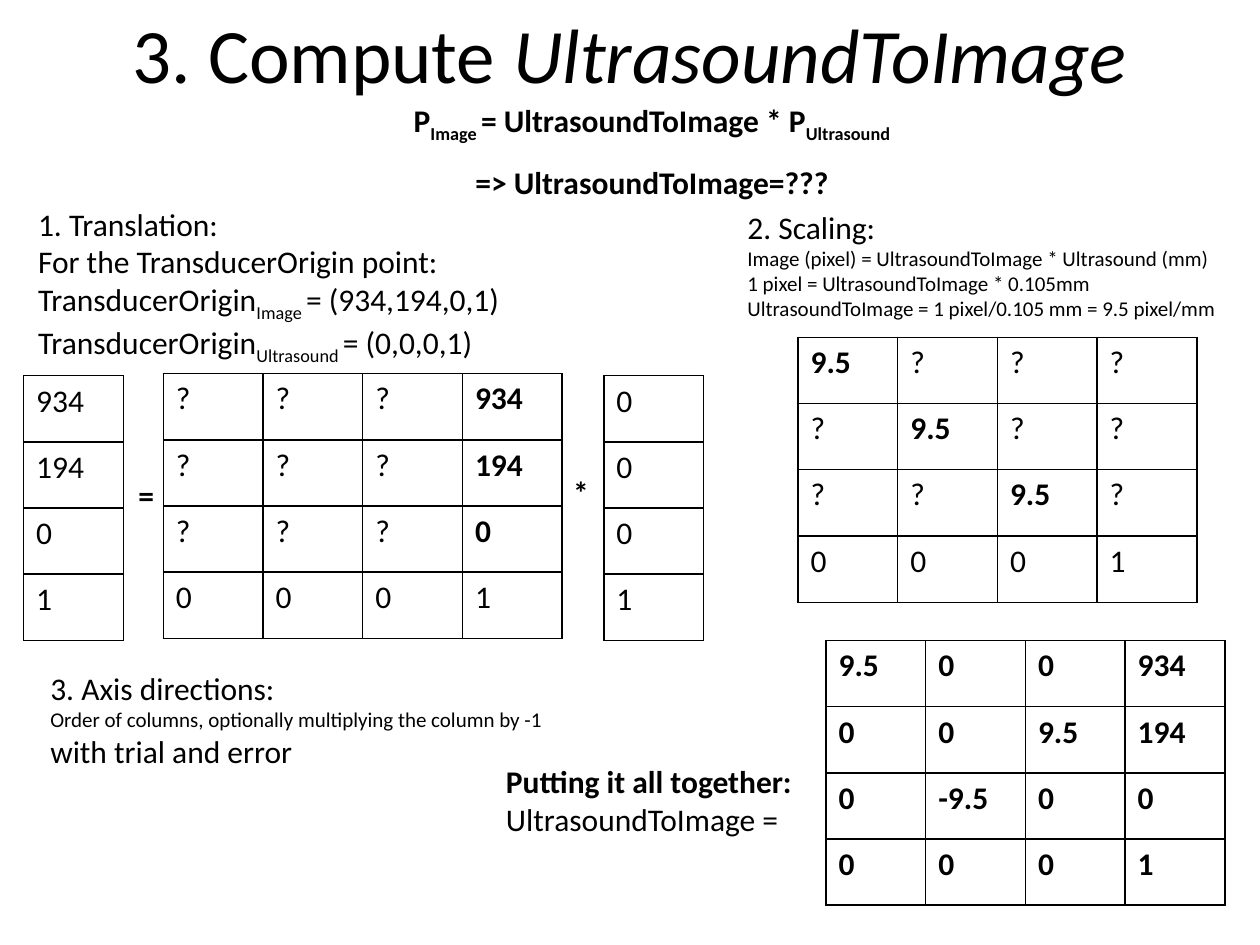
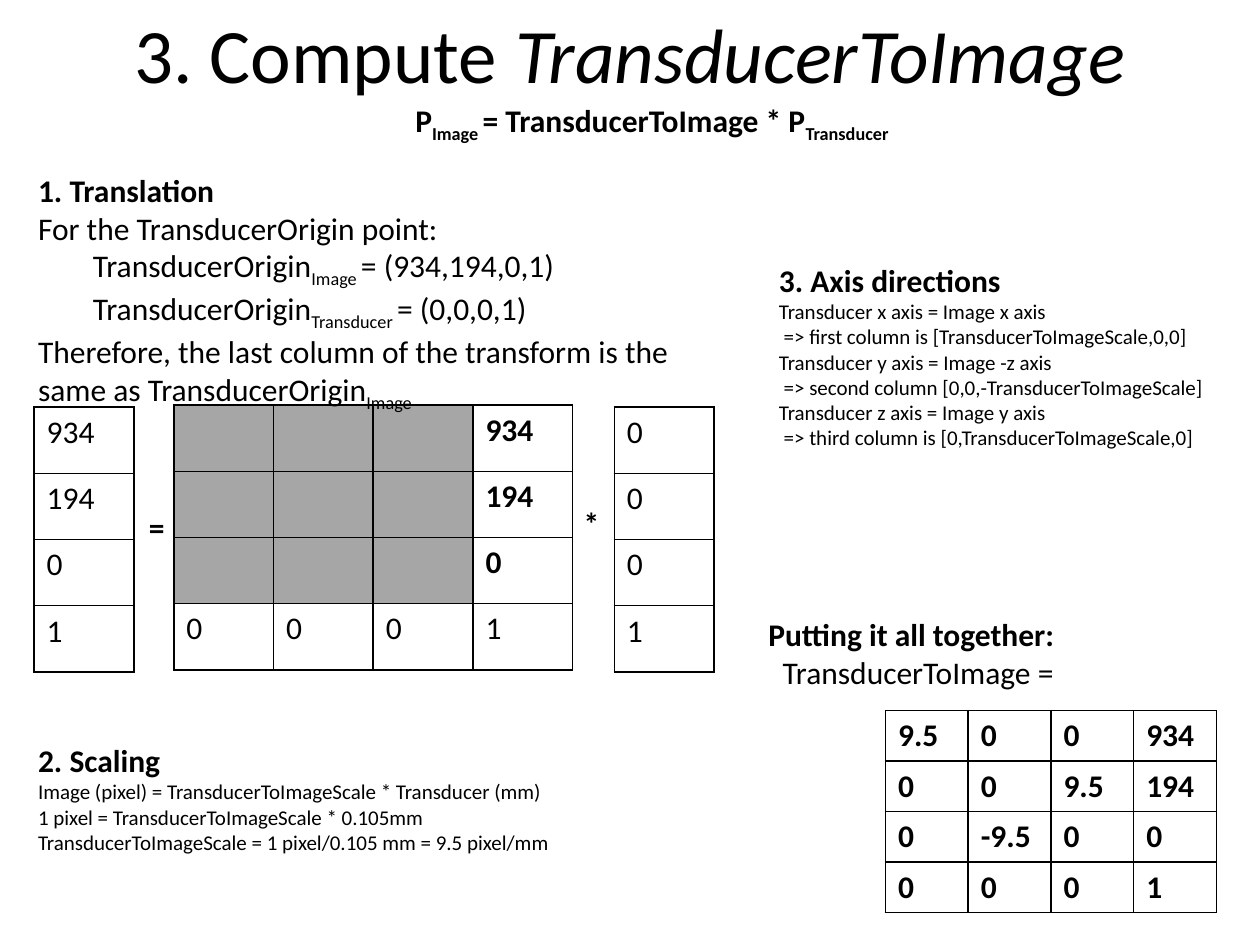
Before and after one commit to PlusToolkit/PlusDoc, a slide deck: slide 4 of tutorials/TransducerToProbeTransformComputation.pptx. Drawn at 1260x945 pixels with LibreOffice and Linux fonts; fonts in the diff are those of the drawing. Boxes give left, top, right and bottom in pixels: in the first picture for what was removed or moved away, otherwise in the second. Text is boxed around its words. In the diff, an @@ line names an element or a change of style, - is before the commit and + after.

Commit message:
re #712: Made TransducerToProbe transformation computation more clear (committed missed changes)

```diff
--- a/tutorials/TransducerToProbeTransformComputation.pptx
+++ b/tutorials/TransducerToProbeTransformComputation.pptx
@@ text at [134,29,1125,97]: text changed @@
-3. Compute UltrasoundToImage
+3. Compute TransducerToImage
@@ text at [505,110,758,138]: text changed @@
-PImage = UltrasoundToImage * PUltrasound
-=> UltrasoundToImage=???
+PImage = TransducerToImage * PTransducer
@@ text "1. Translation": place and size @@
-text "1. Translation" at [38,214,499,358]
+text "1. Translation" at [38,180,668,409]
@@ text at [38,180,215,203]: text changed; bold on @@
-1. Translation:
+1. Translation
@@ text at [38,297,668,409]: text changed @@
-TransducerOriginUltrasound = (0,0,0,1)
+TransducerOriginTransducer = (0,0,0,1)
+Therefore, the last column of the transform is the
+same as TransducerOriginImage
@@ text at [779,270,1202,449]: text changed @@
-3. Axis directions:
-Order of columns, optionally multiplying the column by -1
-with trial and error
+3. Axis directions
+Transducer x axis = Image x axis
+=> first column is [TransducerToImageScale,0,0]
+Transducer y axis = Image -z axis
+=> second column [0,0,-TransducerToImageScale]
+Transducer z axis = Image y axis
+=> third column is [0,TransducerToImageScale,0]
@@ table removed at [798,338,1196,604], 4 rows, 4 columns @@
-9.5 | ? | ? | ?
-? | 9.5 | ? | ?
-? | ? | 9.5 | ?
-0 | 0 | 0 | 1
@@ table at [174,406,572,670] @@
-row 1: ? | ? | ? | 934
+row 1:  |  |  | 934
-row 2: ? | ? | ? | 194
+row 2:  |  |  | 194
-row 3: ? | ? | ? | 0
+row 3:  |  |  | 0
@@ fill none to #A6A6A6 in 9 cells @@
@@ 3 tables, 2 texts: place and size @@
-3 tables, 2 texts at [24,374,703,640]
+3 tables, 2 texts at [34,406,714,672]
@@ text "Putting it all together:": place and size @@
-text "Putting it all together:" at [506,771,791,837]
+text "Putting it all together:" at [768,624,1054,690]
@@ text at [783,662,1031,690]: text changed @@
-UltrasoundToImage =
+TransducerToImage =
@@ table: place and size @@
-table at [827,640,1225,905]
+table at [886,711,1218,912]
@@ text at [38,750,548,854]: text changed @@
-2. Scaling:
-Image (pixel) = UltrasoundToImage * Ultrasound (mm)
-1 pixel = UltrasoundToImage * 0.105mm
-UltrasoundToImage = 1 pixel/0.105 mm = 9.5 pixel/mm
+2. Scaling
+Image (pixel) = TransducerToImageScale * Transducer (mm)
+1 pixel = TransducerToImageScale * 0.105mm
+TransducerToImageScale = 1 pixel/0.105 mm = 9.5 pixel/mm
```
Also in this commit, not shown: 3 other slides changed.
